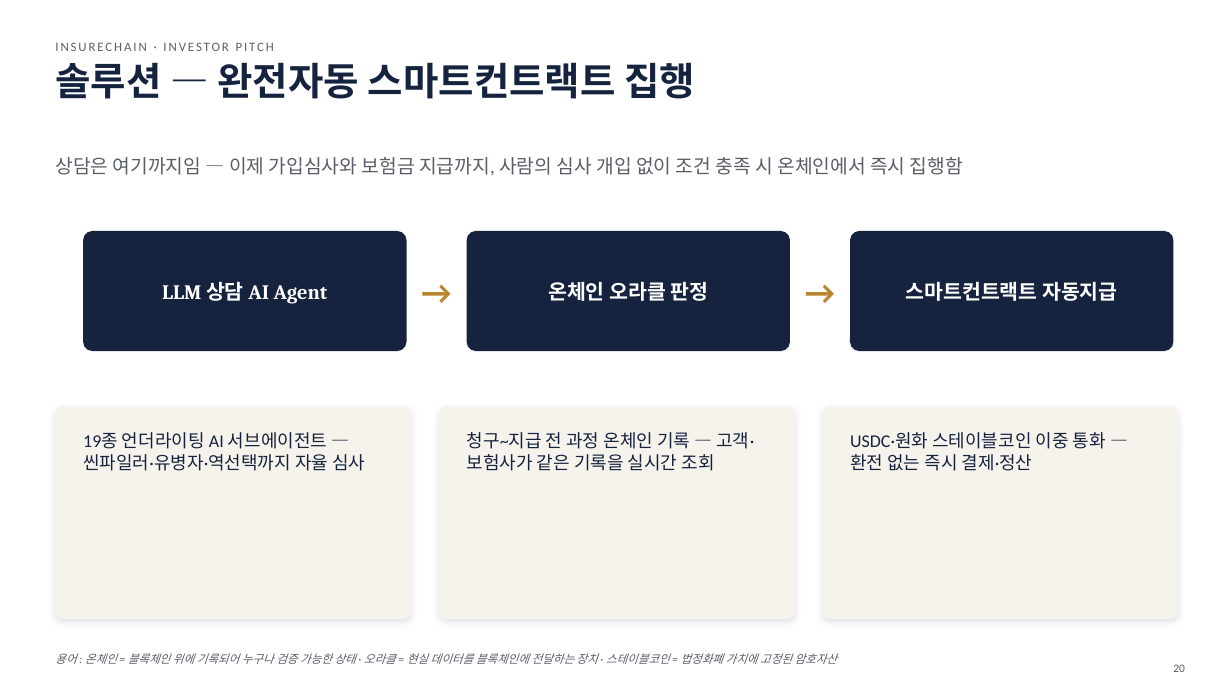
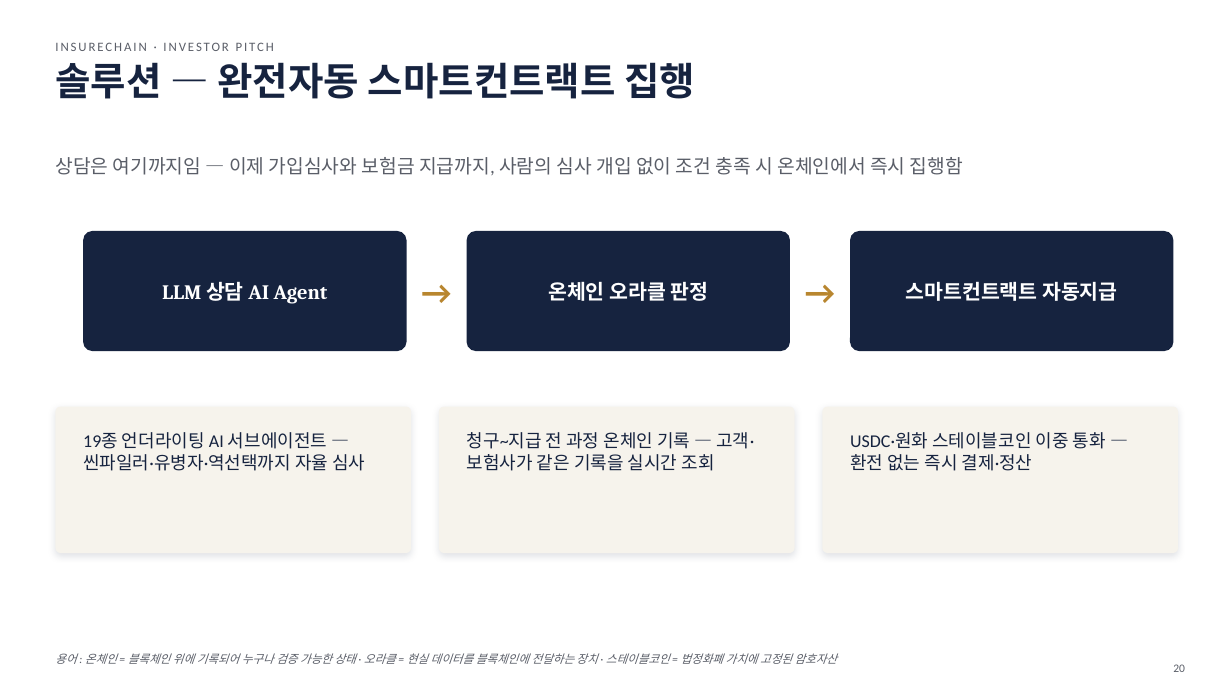
Before and after one commit to leeyonsei78/capstone_project_alpha, a slide deck: slide 20 of 인슈어체인_투자피칭_발표자료.pptx. Drawn at 1232x693 pixels with LibreOffice and Linux fonts; fonts in the diff are those of the drawing. Boxes give left, top, right and bottom in pixels: in the first picture for what was removed or moved away, otherwise in the second. Text is boxed around its words. In the diff, an @@ line names an element or a change of style, - is before the commit and + after.

```diff
--- a/인슈어체인_투자피칭_발표자료.pptx
+++ b/인슈어체인_투자피칭_발표자료.pptx
@@ rounded rectangle: place and size @@
-rounded rectangle at bbox=[55, 407, 411, 619]
+rounded rectangle at bbox=[55, 407, 411, 554]
@@ rounded rectangle: place and size @@
-rounded rectangle at bbox=[439, 407, 795, 619]
+rounded rectangle at bbox=[439, 407, 795, 554]
@@ rounded rectangle: place and size @@
-rounded rectangle at bbox=[823, 407, 1178, 619]
+rounded rectangle at bbox=[823, 407, 1178, 554]
```
Also in this commit, not shown: 22 other slides changed, 1 other file.
